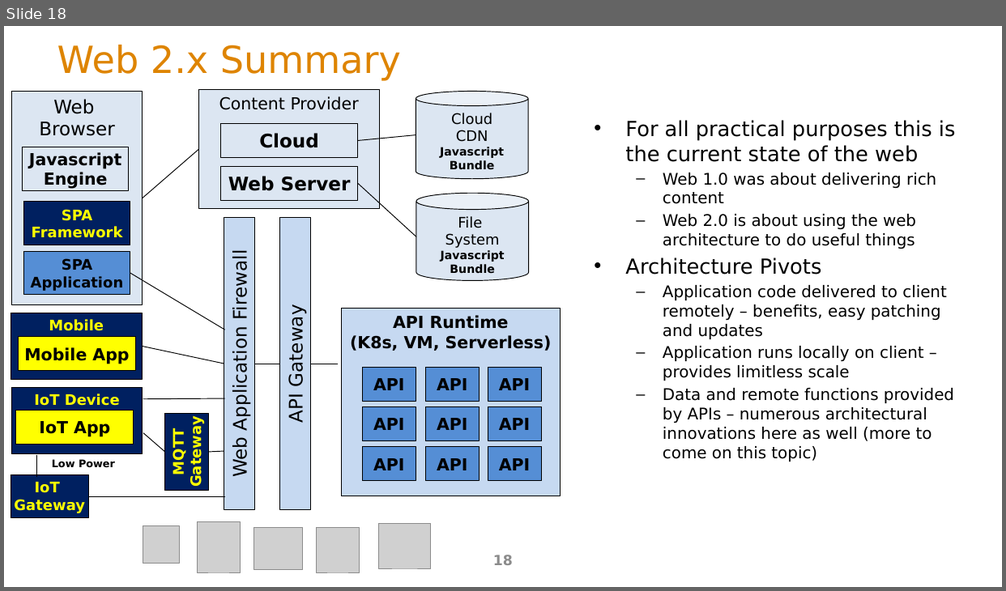
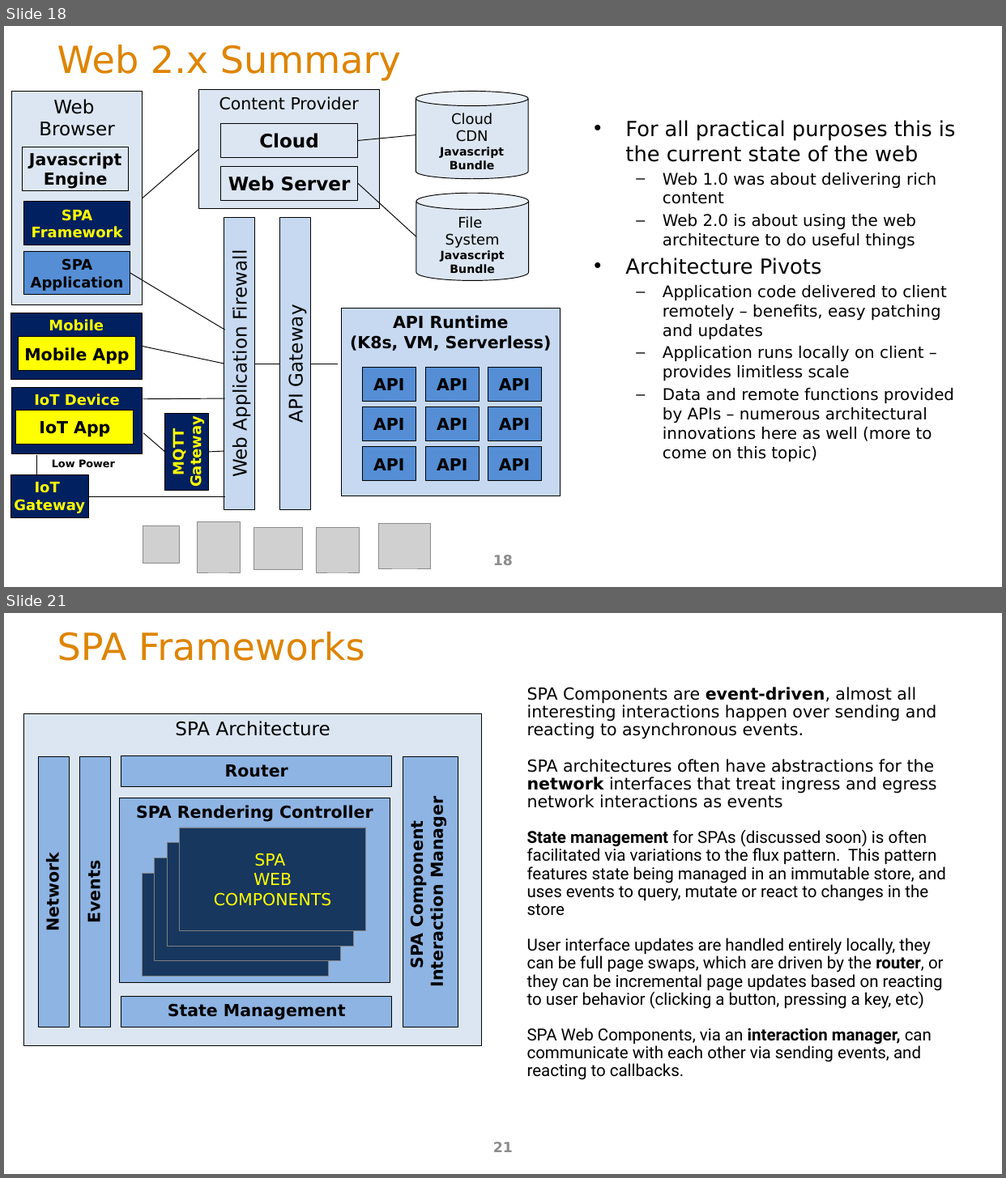
Before and after one commit to ArchitectingSoftware/SE577-SoftwareArchitecture, a slide deck: lectures/m5WebAndApiArchitecture.pptx. Shown one above the other, each under a label of ours: slide 18 before the commit, slides 18 and 21 after it; the slides between them are not shown. The pictures are 1006x591 and 1006x1178 pixels, drawn with LibreOffice and Linux fonts; fonts in the diff are those of the drawing; grey boxes stand for pictures. Boxes give left, top, right and bottom in pixels: in the first picture for what was removed or moved away, otherwise in the second. Text is boxed around its words. In the diff, an @@ line names an element or a change of style, - is before the commit and + after.

```diff
--- a/lectures/m5WebAndApiArchitecture.pptx
+++ b/lectures/m5WebAndApiArchitecture.pptx
@@ slide 21 added at box(4, 613, 1002, 1174), background #FFFFFF @@
@@ title added at box(57, 632, 365, 661), 36 pt, text #DE8400 @@
+SPA Frameworks
@@ text added at box(527, 687, 946, 1080), 16 pt, text #000000 @@
+SPA Components are event-driven, almost all interesting interactions happen over sending and reacting to asynchronous events.
+SPA architectures often have abstractions for the network interfaces that treat ingress and egress network interactions as events
+State management for SPAs (discussed soon) is often facilitated via variations to the flux pattern. This pattern features state being managed in an immutable store, and uses events to query, mutate or react to changes in the store
+User interface updates are handled entirely locally, they can be full page swaps, which are driven by the router, or they can be incremental page updates based on reacting to user behavior (clicking a button, pressing a key, etc)
+SPA Web Components, via an interaction manager, can communicate with each other via sending events, and reacting to callbacks.
@@ rectangle added at box(24, 713, 482, 1046), fill #DCE6F2, outline #000000 0.75 pt, 18 pt, text #000000 @@
+SPA Architecture
@@ rectangle added at box(39, 756, 69, 1027), fill #8EB4E3, outline #000000 0.75 pt, 16 pt, text #000000, bold @@
+Network
@@ rectangle added at box(79, 756, 110, 1027), fill #8EB4E3, outline #000000 0.75 pt, 16 pt, text #000000, bold @@
+Events
@@ rectangle added at box(121, 756, 393, 787), fill #8EB4E3, outline #000000 0.75 pt, 16 pt, text #000000, bold @@
+Router
@@ rectangle added at box(403, 756, 458, 1027), fill #8EB4E3, outline #000000 0.75 pt, 16 pt, text #000000, bold @@
+SPA Component
+Interaction Manager
@@ rectangle added at box(119, 798, 390, 983), fill #8EB4E3, outline #000000 0.75 pt, 16 pt, text #000000, bold @@
+SPA Rendering Controller
@@ rectangle added at box(179, 828, 365, 931), fill #17375E, outline #808080 0.75 pt, 16 pt, text #FFFF00 @@
+SPA
+WEB
+COMPONENTS
@@ rectangle added at box(167, 843, 354, 946), fill #17375E, outline #808080 0.75 pt @@
@@ rectangle added at box(142, 874, 328, 977), fill #17375E, outline #808080 0.75 pt @@
@@ rectangle added at box(155, 858, 341, 961), fill #17375E, outline #808080 0.75 pt @@
@@ rectangle added at box(121, 997, 393, 1028), fill #8EB4E3, outline #000000 0.75 pt, 16 pt, text #000000, bold @@
+State Management
@@ page number added at box(493, 1142, 513, 1152), 13.5 pt, text #8C8C8C @@
+21
```
Also in this commit, not shown: 8 other slides added, 4 other files.
